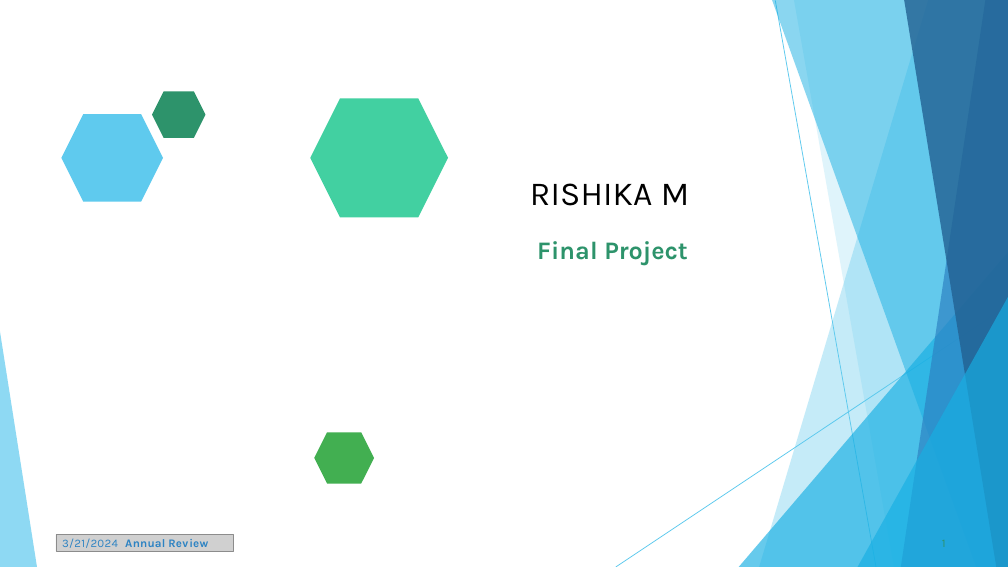
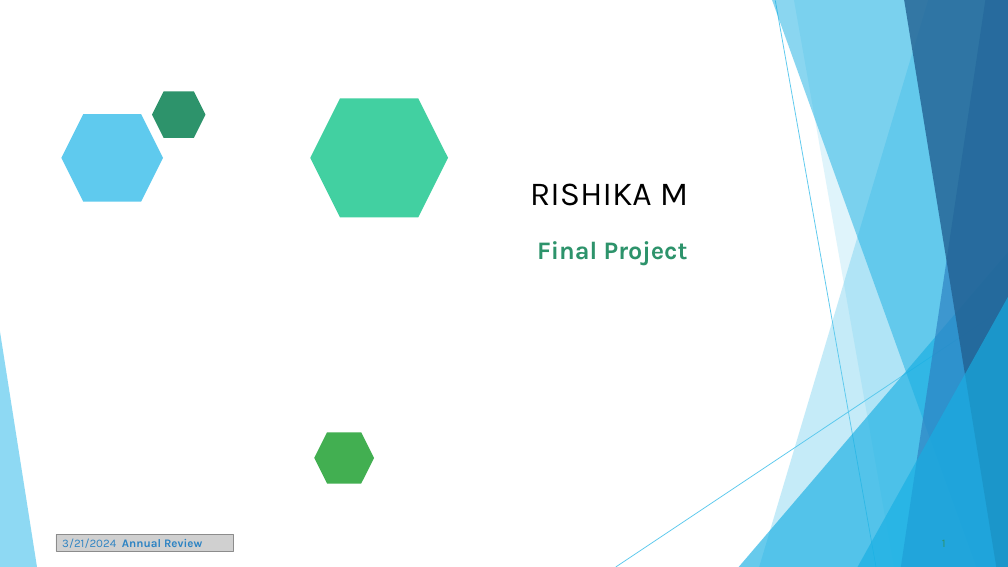
Before and after one commit to Rishika-1202/TNSDC_Generative-AI, a slide deck: slide 1 of SPAM_CLASSIFIER.pptx. Drawn at 1008x567 pixels with LibreOffice and Linux fonts; fonts in the diff are those of the drawing; grey boxes stand for pictures. Boxes give left, top, right and bottom in pixels: in the first picture for what was removed or moved away, otherwise in the second. Text is boxed around its words. In the diff, an @@ line names an element or a change of style, - is before the commit and + after.

```diff
--- a/SPAM_CLASSIFIER.pptx
+++ b/SPAM_CLASSIFIER.pptx
@@ text "3/21/2024 Annual Review" at [62,538,202,548]: letter spacing 0.2 to 0 pt in "3/21/2024"; letter spacing 0.1 to 0 pt in "3/21/2024 Annual Review"; letter spacing 0.5 to 0 pt in "Annual"; letter spacing 0.3 to 0 pt, letter spacing 0.9 to 0 pt, letter spacing -0.3 to 0 pt in "Review" @@
```
Also in this commit, not shown: 6 other slides changed, 5 slides added, 3 slides removed.
